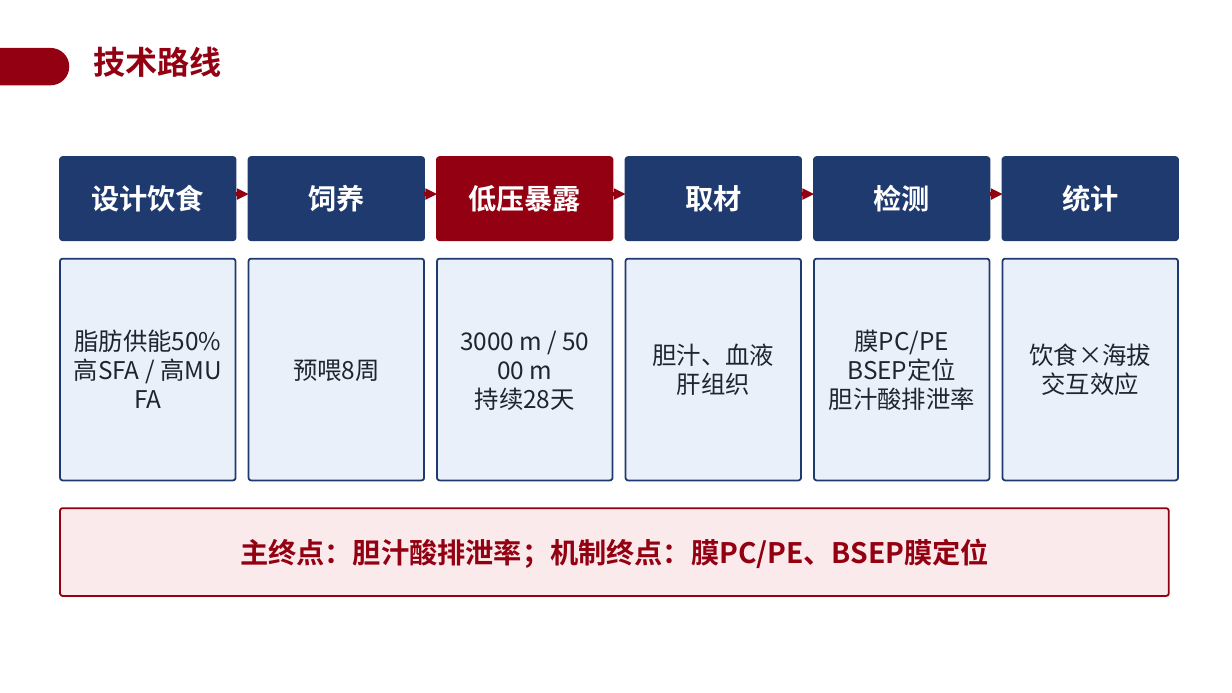
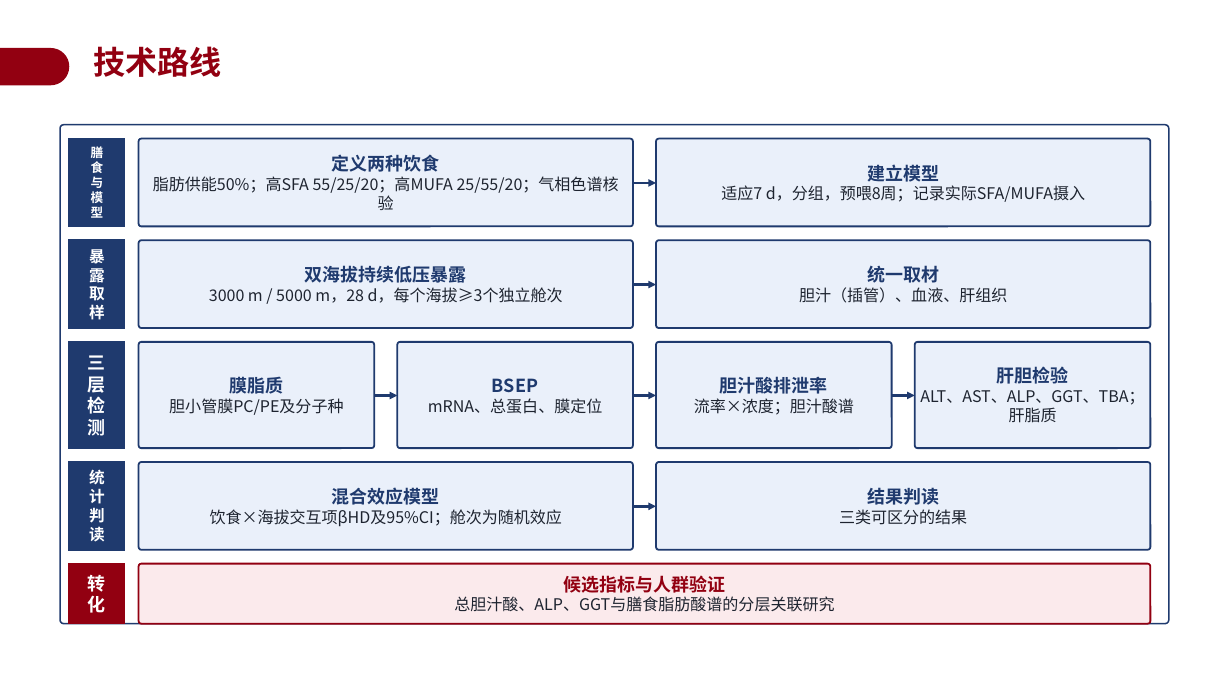
Before and after one commit to a854589274-afk/1, a slide deck: slide 20 of 开题答辩PPT_BSEP高原低压低氧.pptx (slide 19 before the commit). Drawn at 1232x693 pixels with LibreOffice and Linux fonts; fonts in the diff are those of the drawing; background and template pictures are left out. Boxes give left, top, right and bottom in pixels: in the first picture for what was removed or moved away, otherwise in the second. Text is boxed around its words. In the diff, an @@ line names an element or a change of style, - is before the commit and + after.

```diff
--- a/开题答辩PPT_BSEP高原低压低氧.pptx
+++ b/开题答辩PPT_BSEP高原低压低氧.pptx
@@ rounded rectangle "建立模型": place and size @@
-rounded rectangle "建立模型" at <box>249,259,424,481</box>
+rounded rectangle "建立模型" at <box>656,139,1151,226</box>
@@ text in rounded rectangle at <box>721,164,1085,202</box>: text changed; size 19 to 12.5 pt @@
-预喂8周
+建立模型
+适应7 d，分组，预喂8周；记录实际SFA/MUFA摄入
@@ arrow moved from (613, 194) - (626, 194) to (633, 183) - (656, 183) @@
@@ arrow (633, 183) - (656, 183): stroke #920011 3 pt to #1F3A6E 2 pt @@
@@ rounded rectangle "双海拔持续低压暴露": place and size @@
-rounded rectangle "双海拔持续低压暴露" at <box>437,157,613,240</box>
+rounded rectangle "双海拔持续低压暴露" at <box>139,240,633,328</box>
@@ rounded rectangle "双海拔持续低压暴露" at <box>139,240,633,328</box>: fill #920011 to #EAF0FA; outline #920011 1.4 pt to #1F3A6E 1.4 pt; proportions changed @@
@@ text in rounded rectangle at <box>209,266,563,303</box>: text changed; size 22 to 12.5 pt; text colour #FFFFFF to #1E2430; bold off @@
-低压暴露
+双海拔持续低压暴露
+3000 m / 5000 m，28 d，每个海拔≥3个独立舱次
@@ rounded rectangle "统一取材": place and size @@
-rounded rectangle "统一取材" at <box>626,259,801,481</box>
+rounded rectangle "统一取材" at <box>656,240,1151,328</box>
@@ text in rounded rectangle at <box>799,265,1007,303</box>: text changed; size 19 to 12.5 pt @@
-胆汁、血液
-肝组织
+统一取材
+胆汁（插管）、血液、肝组织
@@ text in rounded rectangle at <box>847,329,956,381</box>: paragraphs removed @@
-膜PC/PE
-BSEP定位
@@ proportions changed in 4 elements at <box>656,139,1151,226</box>, <box>656,240,1151,328</box>, <box>915,342,1151,448</box>, <box>656,342,892,448</box> @@
@@ rounded rectangle "胆汁酸排泄率": place and size @@
-rounded rectangle "胆汁酸排泄率" at <box>814,259,990,481</box>
+rounded rectangle "胆汁酸排泄率" at <box>656,342,892,448</box>
@@ rounded rectangle "肝胆检验": place and size @@
-rounded rectangle "肝胆检验" at <box>1003,259,1178,481</box>
+rounded rectangle "肝胆检验" at <box>915,342,1151,448</box>
@@ text in rounded rectangle at <box>720,376,828,394</box>: size 19 to 14 pt, text colour #1E2430 to #1F3A6E, bold on in "胆汁酸排泄率" @@
@@ text in rounded rectangle at <box>920,366,1144,423</box>: text changed; size 19 to 12.5 pt @@
-饮食×海拔
-交互效应
+肝胆检验
+ALT、AST、ALP、GGT、TBA；
+肝脂质
@@ arrow moved from (801, 194) - (814, 194) to (374, 396) - (397, 396) @@
@@ arrow (374, 396) - (397, 396): stroke #920011 3 pt to #1F3A6E 2 pt @@
@@ text in rounded rectangle at <box>694,398,854,415</box>: paragraph added @@
+流率×浓度；胆汁酸谱
@@ group removed at <box>60,157,1178,596</box>: 8 rounded rectangles, 3 arrows @@
-设计饮食
-脂肪供能50%
-高SFA / 高MU
-FA
-饲养
-3000 m / 50
-00 m
-持续28天
-取材
-检测
-统计
-主终点：胆汁酸排泄率；机制终点：膜PC/PE、BSEP膜定位
@@ group added at <box>60,125,1169,624</box>: 7 rounded rectangles, 5 rectangles, 4 arrows @@
+膳
+食
+与
+模
+型
+定义两种饮食
+脂肪供能50%；高SFA 55/25/20；高MUFA 25/55/20；气相色谱核
+验
+暴
+露
+取
+样
+三
+层
+检
+测
+膜脂质
+胆小管膜PC/PE及分子种
+BSEP
+mRNA、总蛋白、膜定位
+统
+计
+判
+读
+混合效应模型
+饮食×海拔交互项βHD及95%CI；舱次为随机效应
+结果判读
+三类可区分的结果
+转
+化
+候选指标与人群验证
+总胆汁酸、ALP、GGT与膳食脂肪酸谱的分层关联研究
```
Also in this commit, not shown: 3 other slides changed, 1 slide added.
